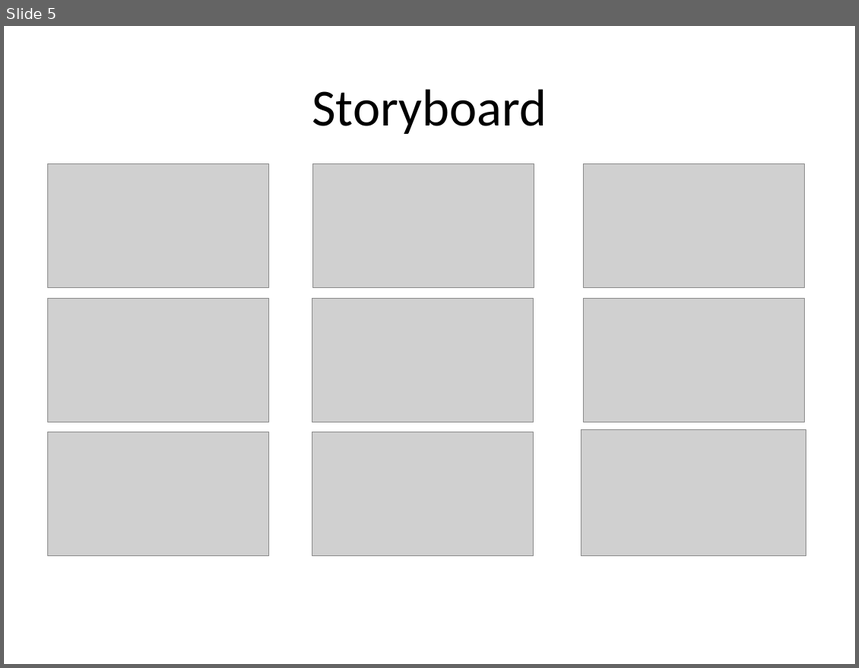
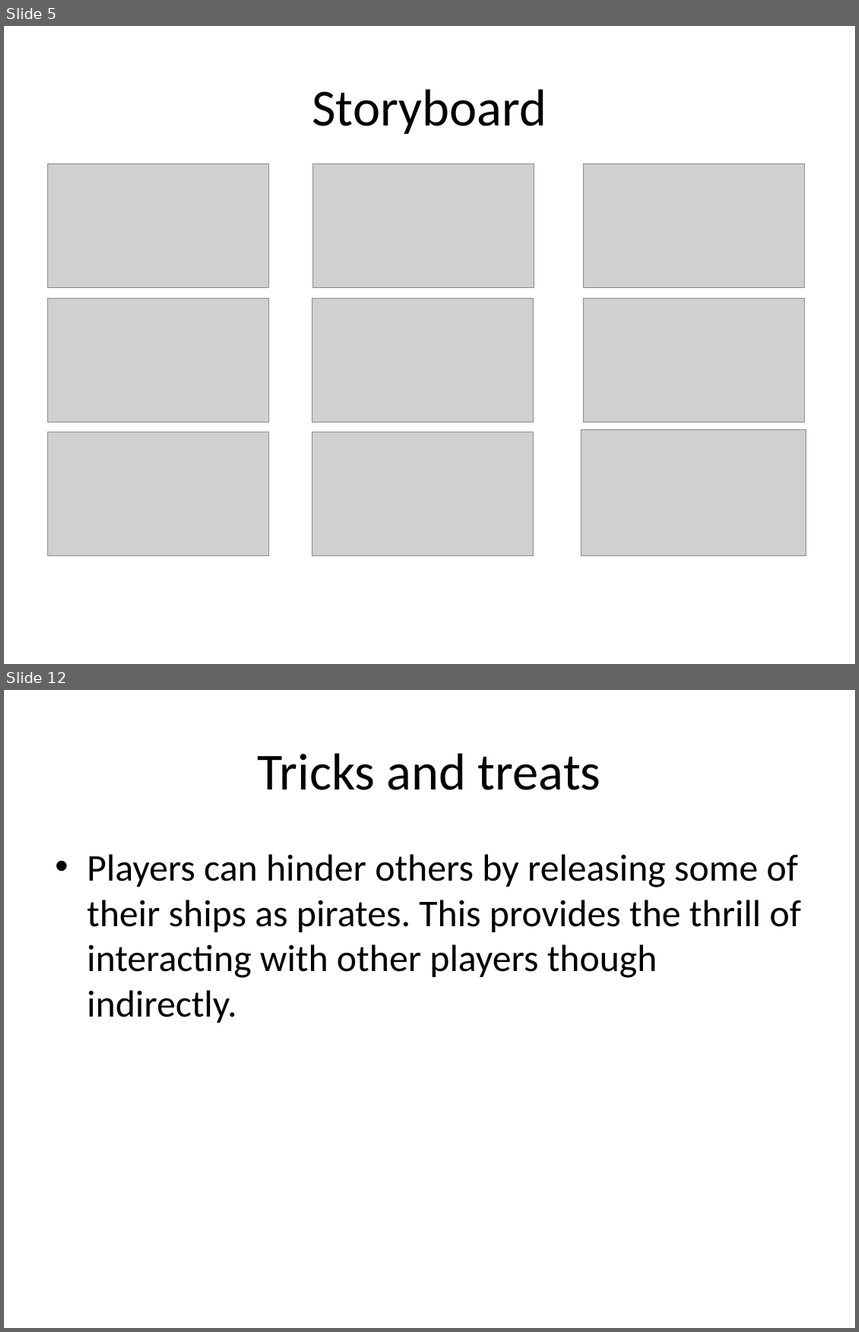
Before and after one commit to ntchung/cosmonova, a slide deck: Docs/GDD.pptx. Shown one above the other, each under a label of ours: slide 5 before the commit, slides 5 and 12 after it; the slides between them are not shown. The pictures are 859x668 and 859x1332 pixels, drawn with LibreOffice and Linux fonts; fonts in the diff are those of the drawing; grey boxes stand for pictures. Boxes give left, top, right and bottom in pixels: in the first picture for what was removed or moved away, otherwise in the second. Text is boxed around its words. In the diff, an @@ line names an element or a change of style, - is before the commit and + after.

```diff
--- a/Docs/GDD.pptx
+++ b/Docs/GDD.pptx
@@ slide 12 added at <box>4,690,855,1328</box>, background #FFFFFF @@
@@ title added at <box>258,753,601,790</box>, 44 pt, text #000000 @@
+Tricks and treats
@@ text added at <box>87,854,801,1023</box>, 32 pt, text #000000 @@
+• Players can hinder others by releasing some of their ships as pirates. This provides the thrill of interacting with other players though indirectly.
```
Also in this commit, not shown: 2 slides changed, 7 other slides added, 40 other files.
